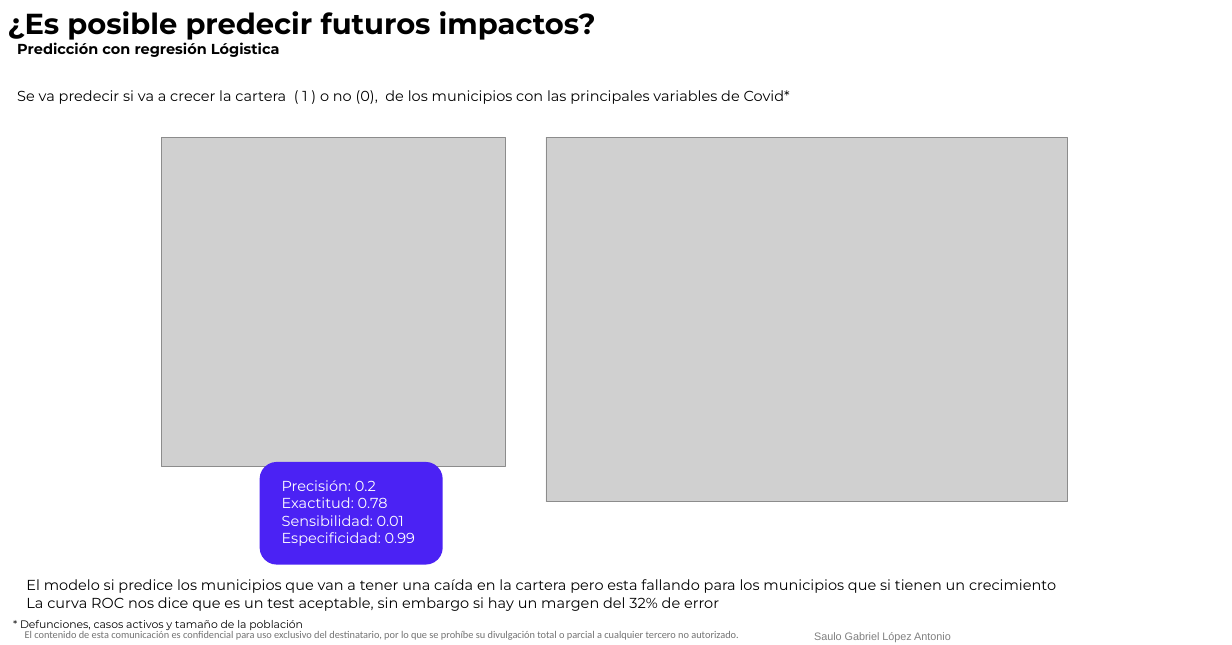
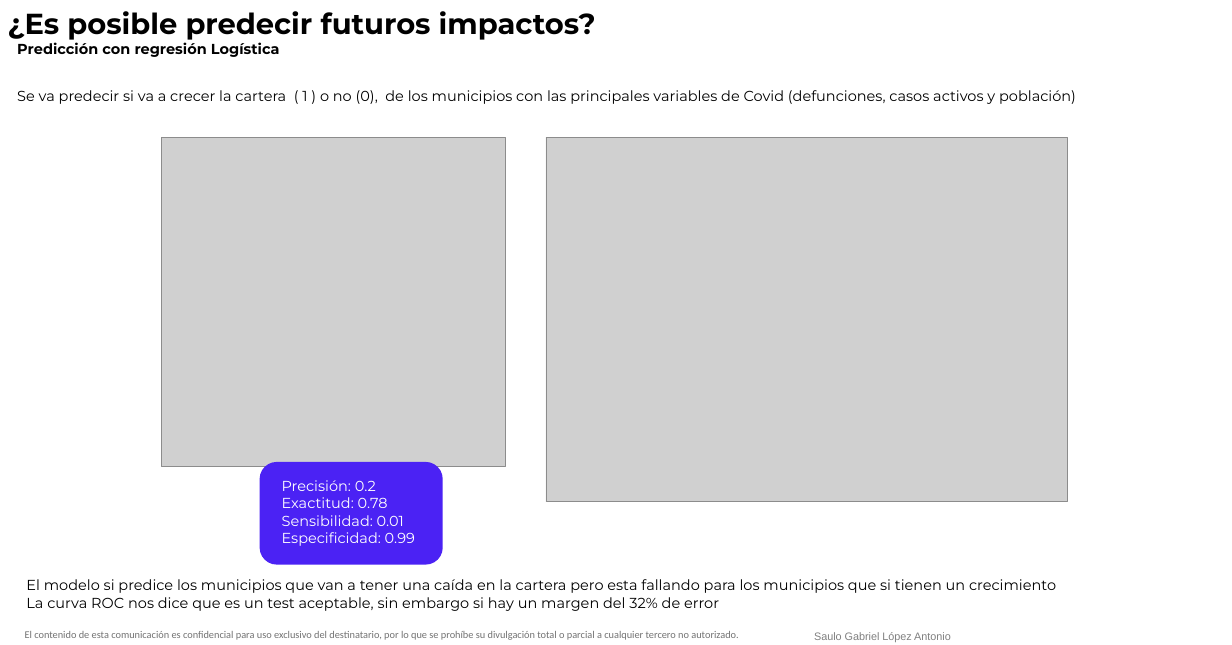
Before and after one commit to saulopez27/Impacto_banca_mexicana_covid, a slide deck: slide 9 of Impacto Banca mexicana por Covid.pptx. Drawn at 1232x645 pixels with LibreOffice and Linux fonts; fonts in the diff are those of the drawing; grey boxes stand for pictures; background and template pictures are left out. Boxes give left, top, right and bottom in pixels: in the first picture for what was removed or moved away, otherwise in the second. Text is boxed around its words. In the diff, an @@ line names an element or a change of style, - is before the commit and + after.

```diff
--- a/Impacto Banca mexicana por Covid.pptx
+++ b/Impacto Banca mexicana por Covid.pptx
@@ text at [17,42,280,57]: text changed @@
-Predicción con regresión Lógistica
+Predicción con regresión Logística
@@ text at [17,90,1076,104]: text changed @@
-Se va predecir si va a crecer la cartera ( 1 ) o no (0), de los municipios con las principales variables de Covid*
+Se va predecir si va a crecer la cartera ( 1 ) o no (0), de los municipios con las principales variables de Covid (defunciones, casos activos y población)
@@ text removed at [20,620,303,632] @@
-* Defunciones, casos activos y tamaño de la población
```
Also in this commit, not shown: 2 other slides changed.
